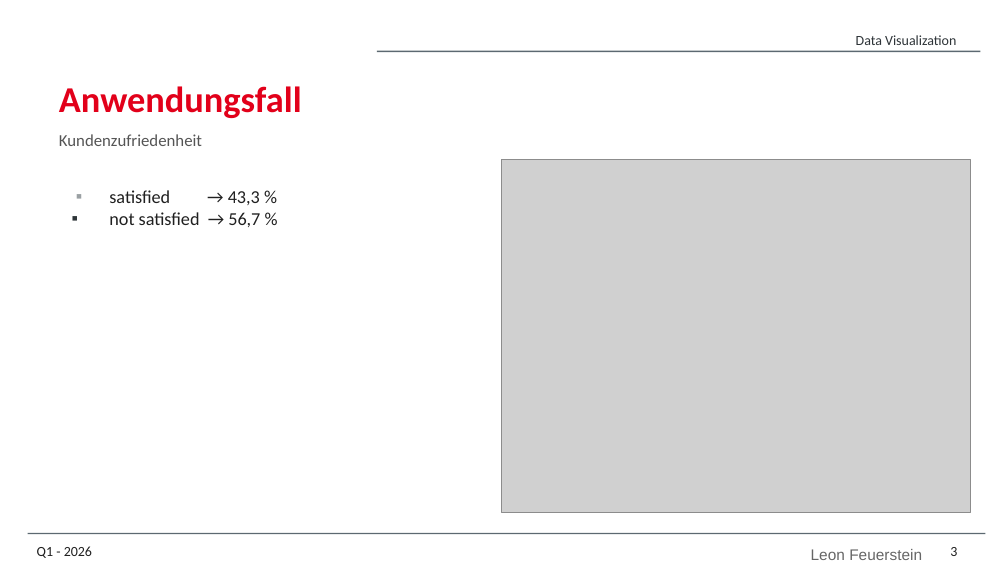
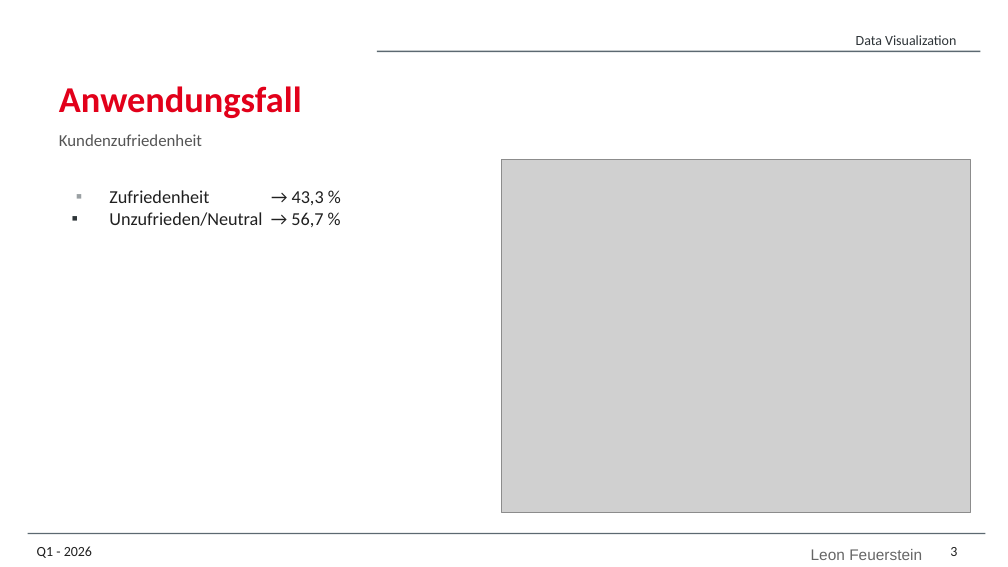
Before and after one commit to OfflineBot/dhbw_data, a slide deck: slide 3 of airline_satisfaction_praesi.odp. Drawn at 1008x567 pixels with LibreOffice and Linux fonts; fonts in the diff are those of the drawing; grey boxes stand for pictures; background and template pictures are left out. Boxes give left, top, right and bottom in pixels: in the first picture for what was removed or moved away, otherwise in the second. Text is boxed around its words. In the diff, an @@ line names an element or a change of style, - is before the commit and + after.

```diff
--- a/airline_satisfaction_praesi.odp
+++ b/airline_satisfaction_praesi.odp
@@ text at (109, 190, 324, 227): text changed @@
-▪ satisfied → 43,3 %
-▪ not satisfied → 56,7 %
+▪ Zufriedenheit → 43,3 %
+▪ Unzufrieden/Neutral → 56,7 %
```
Also in this commit, not shown: 1 other slide changed, 10 other files.
